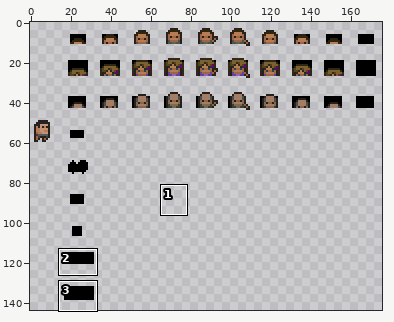
Pixel-art file -- Art/16x16 Pixel Art Roguelike (Village) Pack/Enemies/Villagers/villagers_window_base.aseprite. Above, an overview of the earlier version with the close-up marked.
Close-up. The starting point:
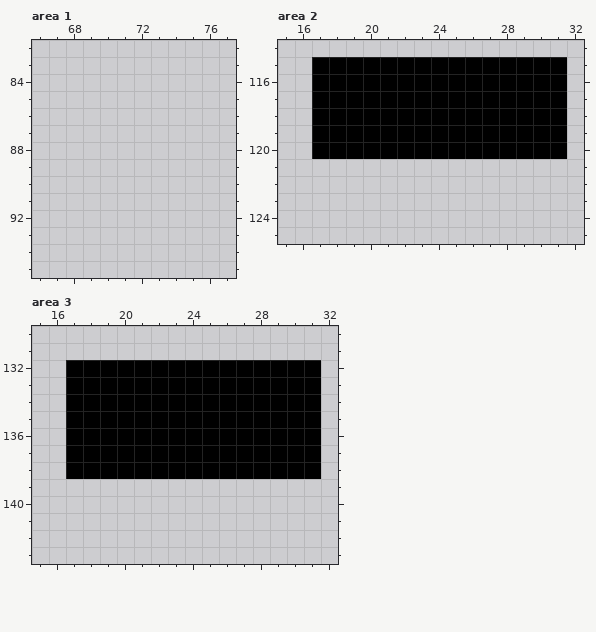
176x144 pixels, 1 frame. Colours within 5 levels of each other are drawn and written as one. Shown: area 1: x 66..77, y 82..95; area 2: x 15..32, y 114..125; area 3: x 15..32, y 130..143. The old version is drawn lined up with the new one. The commit also changed other parts of the picture, which this record leaves out.
Once edited:
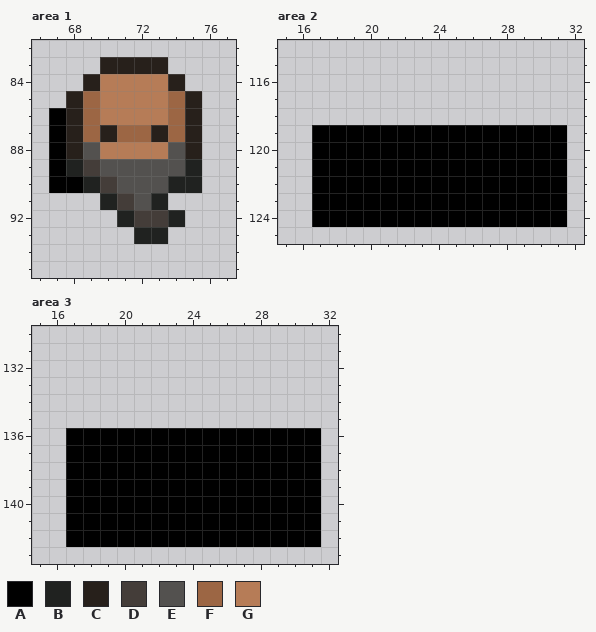
Palette (. is transparent): A #000000  B #202220  C #27201b  D #443d39  E #53514f  F #9c6644  G #b67c57
Edits made:
whole drawing moved by +0,-4 (the old picture is shown already moved)
Area 1:
y 83: x 70..73 .... -> CCCC
y 84: x 69..74 ...... -> CGGGGC
y 85: x 68..75 ........ -> CFGGGGFC
y 86: x 67..75 ......... -> ACFGGGGFC
y 87: x 67..75 ......... -> ACFCFFCFC
y 88: x 67..75 ......... -> ACEGGGGEC
y 89: x 67..75 ......... -> ABDEEEEEB
y 90: x 67..75 ......... -> AABDEEEBB
y 91: x 70..73 .... -> BDEB
y 92: x 71..74 .... -> BDDB
y 93: x 72..73 .. -> BB
Area 2:
y 115..118: x 17..31 AAAAAAAAAAAAAAA -> ...............
y 121..124: x 17..31 ............... -> AAAAAAAAAAAAAAA
Area 3:
y 132..135: x 17..31 AAAAAAAAAAAAAAA -> ...............
y 139..142: x 17..31 ............... -> AAAAAAAAAAAAAAA
